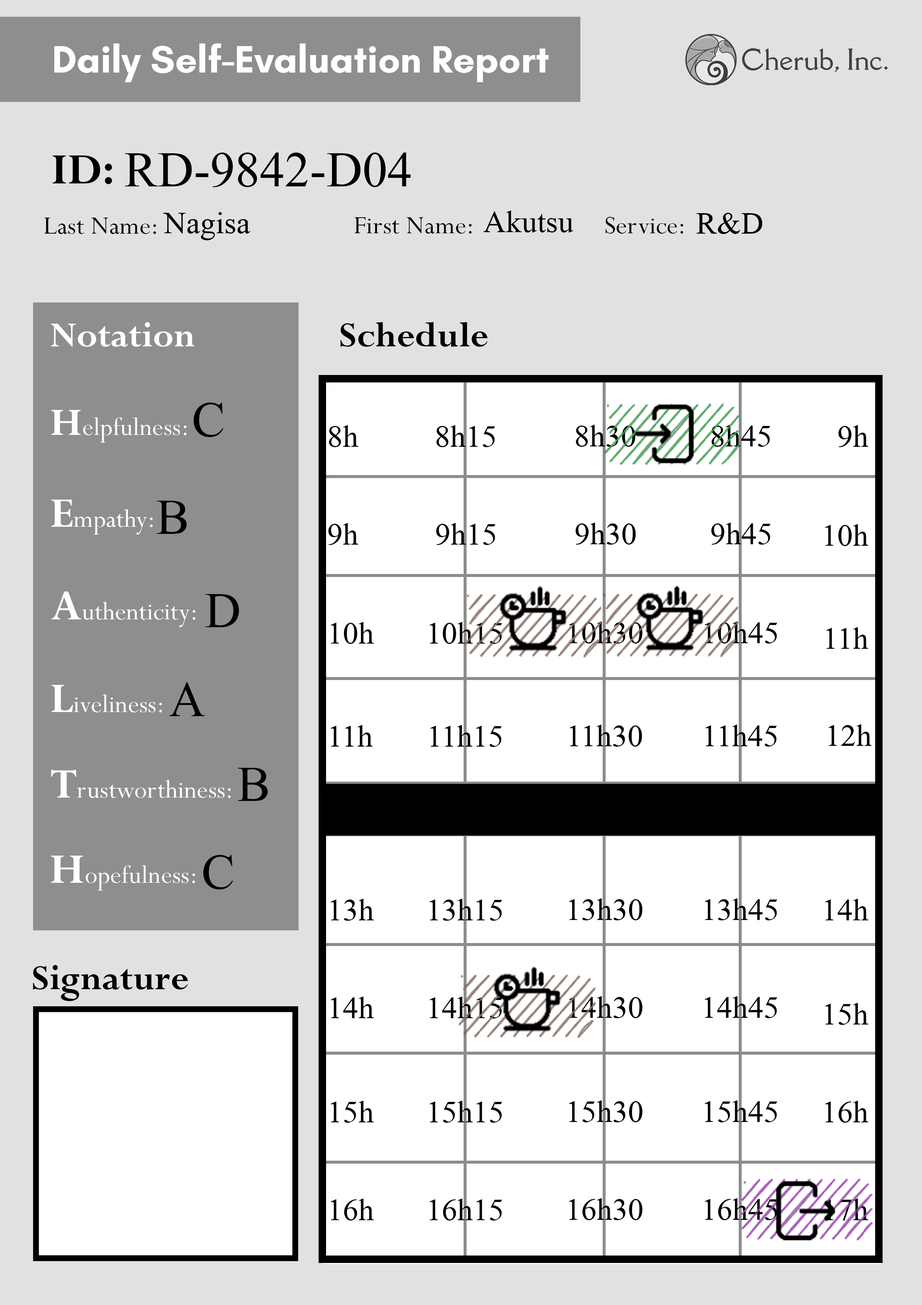
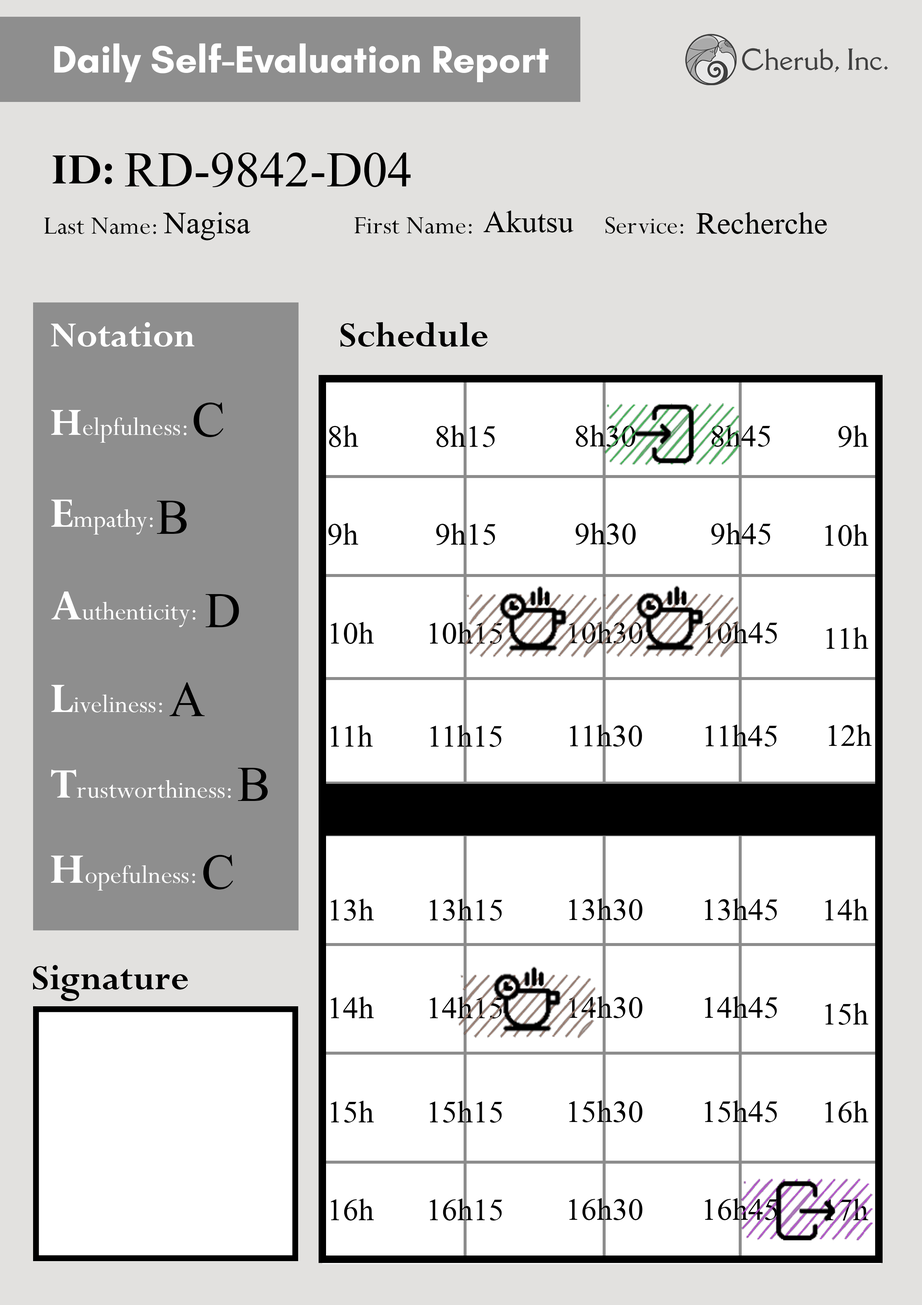
Layers edited between the first and the second 922x1305 image:
renamed "R&D" to "Recherche", painted on it over box(718, 211, 828, 234)
